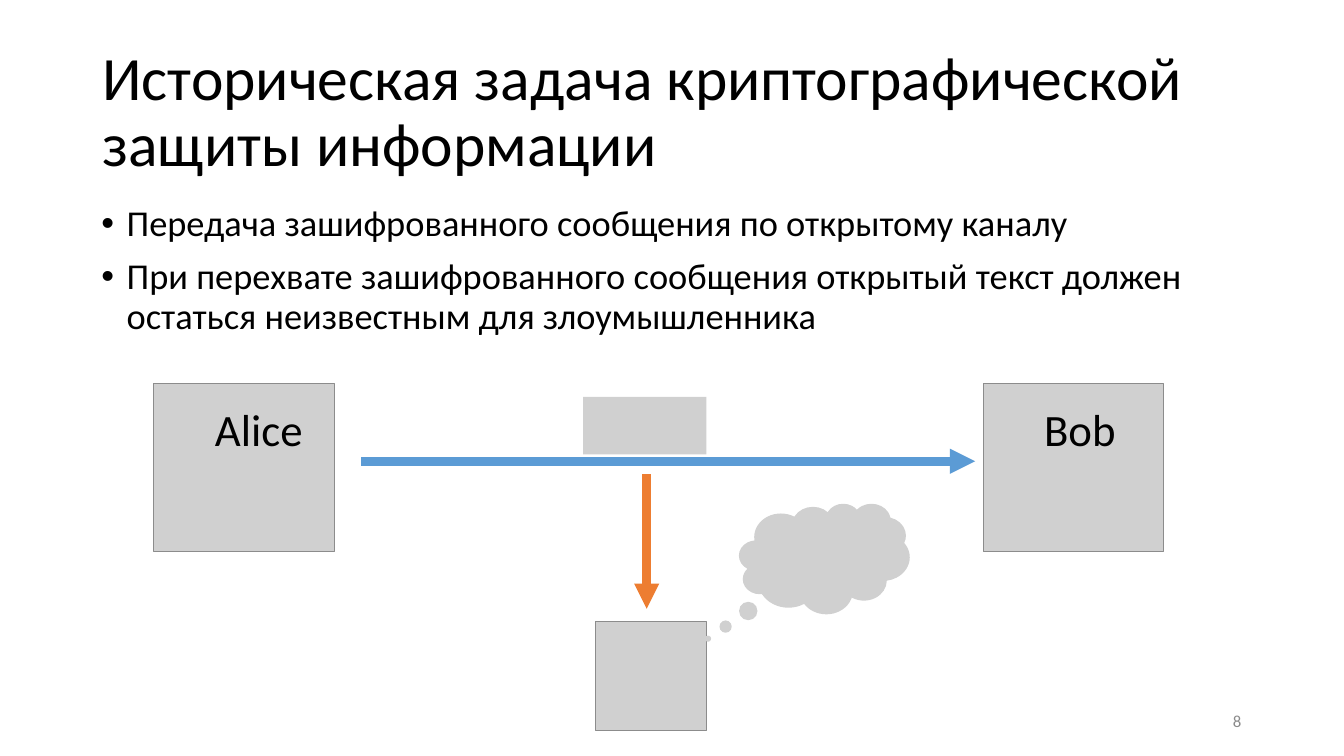
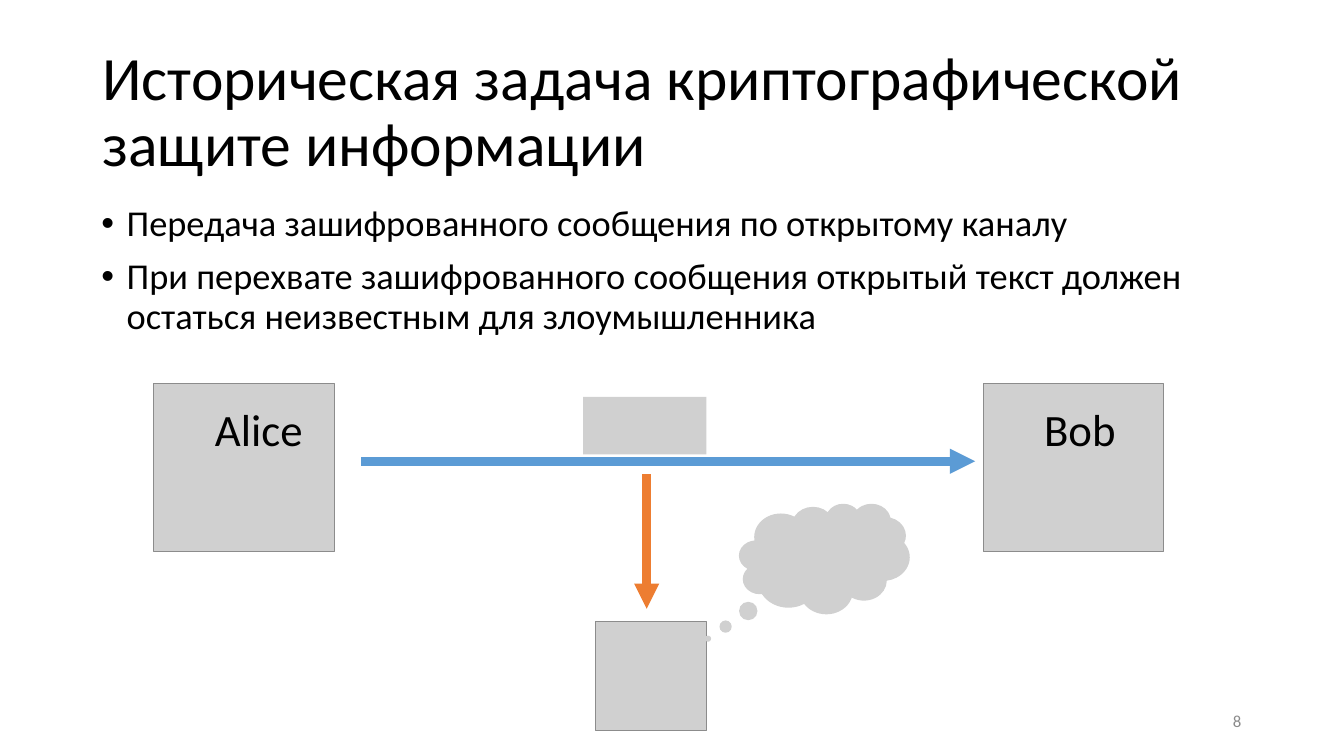
Before and after one commit to CryptoCourse/CryptoLectures, a slide deck: slide 8 of Lectures/Lecture1.pptx. Drawn at 1344x756 pixels with LibreOffice and Linux fonts; fonts in the diff are those of the drawing; grey boxes stand for pictures. Boxes give left, top, right and bottom in pixels: in the first picture for what was removed or moved away, otherwise in the second. Text is boxed around its words. In the diff, an @@ line names an element or a change of style, - is before the commit and + after.

```diff
--- a/Lectures/Lecture1.pptx
+++ b/Lectures/Lecture1.pptx
@@ title at bbox=[102, 58, 1182, 176]: text changed @@
-Историческая задача криптографической защиты информации
+Историческая задача криптографической защите информации
```
Also in this commit, not shown: 3 other slides changed, 3 slides added, 18 slides removed, 1 other file.
